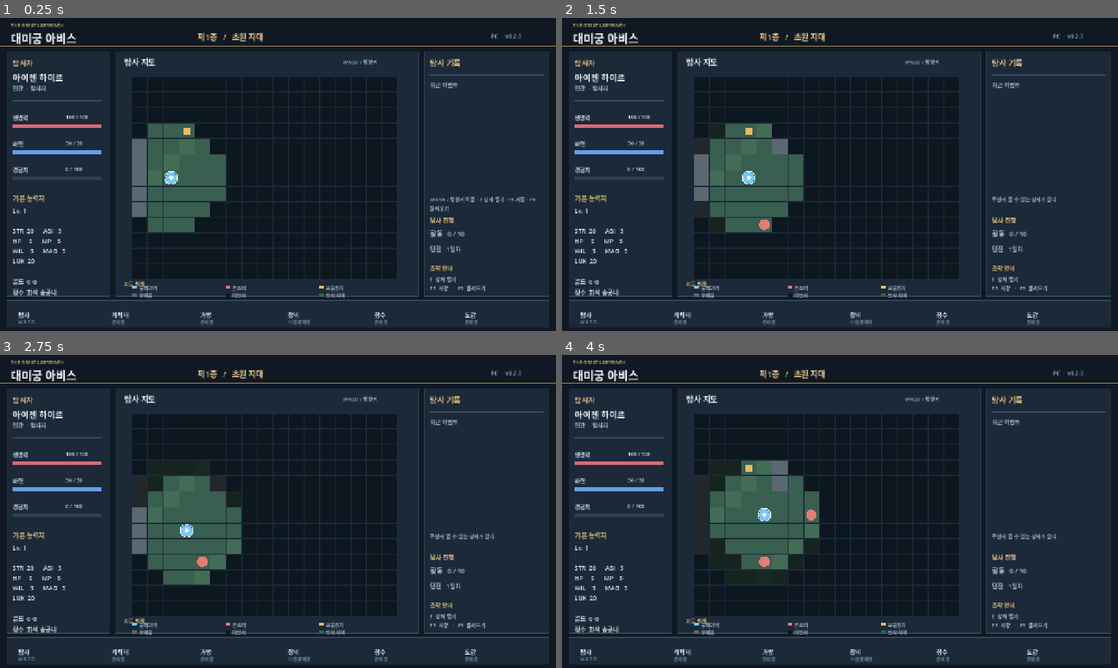
Above: before the commit, frames 1-4 (two rows, left to right).
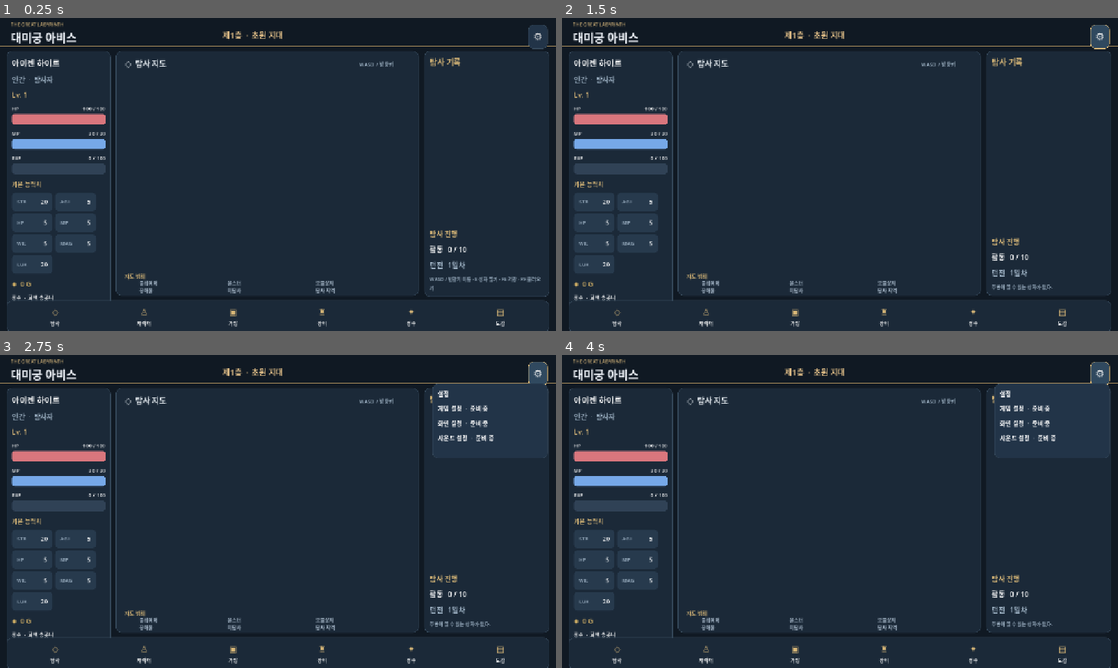
Above: after the commit, the same moments.

Repository: anjunhui007-dev/Abyss_v0_1
Game: Godot game, scene res://scenes/main.tscn
The game is run twice, just before and just after one commit, with the same random seed, the same clock (stepped at 60 frames per second) and the same inputs.
Inputs (mouse positions are in pixels of both pictures, inside the frame that each line leads up to):
- Up to frame 1 (0.25 s): no input
- Up to frame 2 (1.5 s): click (1101, 36) at 0.5 s, where only the run after the commit has a clickable "⚙"; tap Enter at 1.25 s; hold D from 1.28 s (still down); tap E at 1.35 s
- Up to frame 3 (2.75 s): tap Space at 2 s; release D at 2.03 s; hold S from 2.03 s (still down); tap E at 2.1 s
- Up to frame 4 (4 s): tap Enter at 2.75 s; release S at 2.78 s; hold D 2.78-3.53 s; tap E at 2.85, 3.6 s; tap Space at 3.5 s; hold W from 3.53 s (still down)

The runs differ from the first frame. In frame 1, 13% of the frame differs, in the area x 1-99%, y 1-100%; in frame 2, 13%; in frame 3, 14%; in frame 4, 15%.

Commit message:
Rebuild Abyss HUD with rounded Godot panels, stat cards and settings menu

Diff:
--- a/scripts/main.gd
+++ b/scripts/main.gd
@@ -42,6 +42,8 @@
 var day_value: Label
 var reward_label: RichTextLabel
 var history: Array[Dictionary] = []
+var settings_popup: PanelContainer
+var stat_values: Dictionary = {}
 
 func _ready() -> void:
 	_build_ui()
@@ -58,9 +60,72 @@
 	add_child(label)
 	return label
 
-func _make_card_button(title_text: String, x: float, shortcut: String) -> void:
-	_make_label(title_text, Vector2(x, 672), 14, Color("d6e3ec"))
-	_make_label(shortcut, Vector2(x, 692), 10, Color("8096a8"))
+func _style(bg: String, border: String = "35485a", radius: int = 12) -> StyleBoxFlat:
+	var style := StyleBoxFlat.new()
+	style.bg_color = Color(bg)
+	style.border_color = Color(border)
+	style.set_border_width_all(1)
+	style.set_corner_radius_all(radius)
+	style.set_content_margin_all(12)
+	return style
+
+func _panel(pos: Vector2, dimensions: Vector2, bg: String = "1b2938") -> PanelContainer:
+	var panel := PanelContainer.new()
+	panel.position = pos
+	panel.custom_minimum_size = dimensions
+	panel.add_theme_stylebox_override("panel", _style(bg))
+	add_child(panel)
+	return panel
+
+func _section(parent: Node, heading: String) -> VBoxContainer:
+	var column := VBoxContainer.new()
+	column.add_theme_constant_override("separation", 9)
+	parent.add_child(column)
+	var heading_label := Label.new()
+	heading_label.text = heading
+	heading_label.add_theme_color_override("font_color", Color("d9b878"))
+	heading_label.add_theme_font_size_override("font_size", 14)
+	column.add_child(heading_label)
+	return column
+
+func _stat_card(parent: Node, name: String, amount: String) -> void:
+	var card := PanelContainer.new()
+	card.custom_minimum_size = Vector2(94, 38)
+	card.add_theme_stylebox_override("panel", _style("273a4d", "273a4d", 7))
+	parent.add_child(card)
+	var row_box := HBoxContainer.new()
+	card.add_child(row_box)
+	var label := Label.new()
+	label.text = name
+	label.size_flags_horizontal = Control.SIZE_EXPAND_FILL
+	label.add_theme_color_override("font_color", Color("9fb3c5"))
+	label.add_theme_font_size_override("font_size", 12)
+	row_box.add_child(label)
+	var value := Label.new()
+	value.text = amount
+	value.add_theme_font_size_override("font_size", 13)
+	row_box.add_child(value)
+	stat_values[name] = value
+
+func _make_menu_item(parent: Node, icon_text: String, title_text: String) -> void:
+	var row_box := VBoxContainer.new()
+	row_box.size_flags_horizontal = Control.SIZE_EXPAND_FILL
+	row_box.alignment = BoxContainer.ALIGNMENT_CENTER
+	parent.add_child(row_box)
+	var symbol := Label.new()
+	symbol.text = icon_text
+	symbol.horizontal_alignment = HORIZONTAL_ALIGNMENT_CENTER
+	symbol.add_theme_color_override("font_color", Color("d9b878"))
+	symbol.add_theme_font_size_override("font_size", 19)
+	row_box.add_child(symbol)
+	var title_label := Label.new()
+	title_label.text = title_text
+	title_label.horizontal_alignment = HORIZONTAL_ALIGNMENT_CENTER
+	title_label.add_theme_font_size_override("font_size", 12)
+	row_box.add_child(title_label)
+
+func _toggle_settings() -> void:
+	settings_popup.visible = not settings_popup.visible
 
 func _build_ui() -> void:
 	var bg := ColorRect.new()
@@ -68,63 +133,137 @@
 	bg.set_anchors_and_offsets_preset(Control.PRESET_FULL_RECT)
 	bg.show_behind_parent = true
 	add_child(bg)
-	_make_label("THE GREAT LABYRINTH", Vector2(25, 9), 11, Color("d7b77b"))
-	_make_label("대미궁 아비스", Vector2(25, 26), 26, Color("f0f4fa"))
-	_make_label("제1층   /   초원 지대", Vector2(455, 30), 18, Color("e5c28a"))
-	_make_label("PC  ·  v0.2.3", Vector2(1130, 33), 13, Color("91a9bd"))
-	_make_label("탐사자", Vector2(29, 90), 17, Color("d9ba7e"))
-	_make_label("아이젠 하이르", Vector2(29, 121), 20, Color("f1f5f9"))
-	_make_label("인간  ·  탐사자", Vector2(29, 151), 13, Color("9fb3c4"))
-	_make_label("생명력", Vector2(29, 219), 13, Color("c4d2dd"))
-	_make_label("마력", Vector2(29, 279), 13, Color("c4d2dd"))
-	_make_label("경험치", Vector2(29, 339), 13, Color("c4d2dd"))
-	hp_value = _make_label("", Vector2(151, 219), 12)
-	mp_value = _make_label("", Vector2(151, 279), 12)
-	xp_value = _make_label("", Vector2(151, 339), 12)
-	_make_label("기본 능력치", Vector2(29, 403), 15, Color("d9ba7e"))
-	status_label = _make_label("", Vector2(29, 434), 14)
-	_make_label("탐사 지도", Vector2(286, 88), 18, Color("e4edf3"))
-	_make_label("WASD / 방향키", Vector2(790, 92), 12, Color("9fb6c6"))
-	_make_label("탐사 기록", Vector2(989, 90), 18, Color("d9ba7e"))
-	_make_label("최근 이벤트", Vector2(990, 143), 13, Color("9fb6c6"))
+	_make_label("THE GREAT LABYRINTH", Vector2(25, 7), 11, Color("d7b77b"))
+	_make_label("대미궁 아비스", Vector2(25, 24), 26, Color("f0f4fa"))
+	_make_label("제1층  ·  초원 지대", Vector2(512, 26), 18, Color("e5c28a"))
+	var settings_button := Button.new()
+	settings_button.text = "⚙"
+	settings_button.position = Vector2(1216, 15)
+	settings_button.custom_minimum_size = Vector2(43, 41)
+	settings_button.add_theme_font_size_override("font_size", 23)
+	settings_button.add_theme_stylebox_override("normal", _style("223448"))
+	settings_button.add_theme_stylebox_override("hover", _style("30495f", "d9b878"))
+	settings_button.pressed.connect(_toggle_settings)
+	add_child(settings_button)
+	var left := _panel(Vector2(15, 76), Vector2(240, 563))
+	var left_col := VBoxContainer.new()
+	left_col.add_theme_constant_override("separation", 12)
+	left.add_child(left_col)
+	var name_label := Label.new()
+	name_label.text = "아이젠 하이르"
+	name_label.add_theme_font_size_override("font_size", 19)
+	left_col.add_child(name_label)
+	var subtitle := Label.new()
+	subtitle.text = "인간  ·  탐사자"
+	subtitle.add_theme_color_override("font_color", Color("9fb3c5"))
+	left_col.add_child(subtitle)
+	status_label = Label.new()
+	status_label.add_theme_color_override("font_color", Color("d9b878"))
+	left_col.add_child(status_label)
+	for item in [["HP", "d9767d"], ["MP", "76a8e8"], ["EXP", "d9b56d"]]:
+		var group := VBoxContainer.new()
+		group.add_theme_constant_override("separation", 4)
+		left_col.add_child(group)
+		var line := HBoxContainer.new()
+		group.add_child(line)
+		var title_label := Label.new()
+		title_label.text = item[0]
+		title_label.size_flags_horizontal = Control.SIZE_EXPAND_FILL
+		title_label.add_theme_font_size_override("font_size", 12)
+		line.add_child(title_label)
+		var amount := Label.new()
+		amount.add_theme_font_size_override("font_size", 12)
+		line.add_child(amount)
+		var progress := ProgressBar.new()
+		progress.custom_minimum_size = Vector2(200, 9)
+		progress.show_percentage = false
+		progress.max_value = 100
+		progress.add_theme_stylebox_override("background", _style("304256", "304256", 5))
+		progress.add_theme_stylebox_override("fill", _style(item[1], item[1], 5))
+		group.add_child(progress)
+		match item[0]:
+			"HP": hp_value = amount
+			"MP": mp_value = amount
+			"EXP": xp_value = amount
+		progress.set_meta("stat_type", item[0])
+		stat_values["bar_" + item[0]] = progress
+	var stat_column := _section(left_col, "기본 능력치")
+	var stat_grid := GridContainer.new()
+	stat_grid.columns = 2
+	stat_grid.add_theme_constant_override("h_separation", 6)
+	stat_grid.add_theme_constant_override("v_separation", 6)
+	stat_column.add_child(stat_grid)
+	for stat in [["STR", "20"], ["AGI", "5"], ["HP", "5"], ["MP", "5"], ["WIL", "5"], ["MAG", "5"], ["LUK", "20"]]:
+		_stat_card(stat_grid, stat[0], stat[1])
+	var gold_label := Label.new()
+	gold_label.add_theme_color_override("font_color", Color("f1c76d"))
+	gold_label.add_theme_font_size_override("font_size", 15)
+	left_col.add_child(gold_label)
+	stat_values["gold"] = gold_label
+	var essence_label := Label.new()
+	essence_label.text = "정수  ·  회색 송곳니"
+	essence_label.add_theme_font_size_override("font_size", 12)
+	left_col.add_child(essence_label)
+	var middle := _panel(Vector2(267, 76), Vector2(697, 563))
+	_make_label("◇  탐사 지도", Vector2(288, 91), 18, Color("eaf0f5"))
+	_make_label("WASD / 방향키", Vector2(827, 97), 12, Color("9fb3c5"))
+	_make_label("지도 범례", Vector2(287, 585), 12, Color("d9b878"))
+	var legend_data := [["플레이어", 307, 603], ["몬스터", 510, 603], ["보물상자", 713, 603], ["장애물", 307, 620], ["미탐사", 510, 620], ["탐사 지역", 713, 620]]
+	for item in legend_data:
+		_make_label(str(item[0]), Vector2(float(item[1]) + 14, float(item[2]) - 2), 11, Color("a5b6c7"))
+	var right := _panel(Vector2(977, 76), Vector2(288, 563))
+	var right_col := VBoxContainer.new()
+	right_col.add_theme_constant_override("separation", 12)
+	right.add_child(right_col)
+	var heading := Label.new()
+	heading.text = "탐사 기록"
+	heading.add_theme_color_override("font_color", Color("d9b878"))
+	heading.add_theme_font_size_override("font_size", 18)
+	right_col.add_child(heading)
 	reward_label = RichTextLabel.new()
-	reward_label.position = Vector2(990, 173)
-	reward_label.size = Vector2(250, 240)
+	reward_label.custom_minimum_size = Vector2(255, 345)
+	reward_label.size_flags_vertical = Control.SIZE_EXPAND_FILL
 	reward_label.bbcode_enabled = true
 	reward_label.scroll_active = true
 	reward_label.scroll_following = false
-	reward_label.mouse_filter = Control.MOUSE_FILTER_STOP
 	reward_label.add_theme_font_size_override("normal_font_size", 14)
-	add_child(reward_label)
-	log_label = _make_label("", Vector2(990, 408), 12, Color("a5b6c7"))
-	log_label.size = Vector2(250, 28)
+	right_col.add_child(reward_label)
+	var progress_title := Label.new()
+	progress_title.text = "탐사 진행"
+	progress_title.add_theme_color_override("font_color", Color("d9b878"))
+	right_col.add_child(progress_title)
+	activity_value = Label.new()
+	right_col.add_child(activity_value)
+	day_value = Label.new()
+	day_value.add_theme_color_override("font_color", Color("9fb3c5"))
+	right_col.add_child(day_value)
+	log_label = Label.new()
 	log_label.autowrap_mode = TextServer.AUTOWRAP_WORD_SMART
-	_make_label("지도 범례", Vector2(286, 603), 12, Color("d9ba7e"))
-	for legend in [["플레이어", 320, 612], ["몬스터", 535, 612], ["보물상자", 750, 612], ["장애물", 320, 629], ["미탐사", 535, 629], ["탐사 지역", 750, 629]]:
-		_make_label(str(legend[0]), Vector2(float(legend[1]), float(legend[2])), 11, Color("a5b6c7"))
-	_make_label("탐사 진행", Vector2(990, 454), 14, Color("d9ba7e"))
-	activity_value = _make_label("", Vector2(990, 484), 15)
-	day_value = _make_label("", Vector2(990, 520), 14, Color("aebfcf"))
-	_make_label("조작 안내", Vector2(990, 565), 13, Color("d9ba7e"))
-	_make_label("E  상자 열기", Vector2(990, 592), 12, Color("aebfcf"))
-	_make_label("F5  저장   ·   F9  불러오기", Vector2(990, 612), 12, Color("aebfcf"))
-	_make_card_button("탐사", 42, "W A S D")
-	_make_card_button("캐릭터", 257, "준비 중")
-	_make_card_button("가방", 461, "준비 중")
-	_make_card_button("장비", 663, "11슬롯 예정")
-	_make_card_button("정수", 862, "준비 중")
-	_make_card_button("도감", 1070, "준비 중")
+	log_label.add_theme_font_size_override("font_size", 11)
+	log_label.add_theme_color_override("font_color", Color("9fb3c5"))
+	right_col.add_child(log_label)
+	var bottom := _panel(Vector2(15, 650), Vector2(1250, 62))
+	var bottom_row := HBoxContainer.new()
+	bottom_row.size_flags_horizontal = Control.SIZE_EXPAND_FILL
+	bottom_row.add_theme_constant_override("separation", 4)
+	bottom.add_child(bottom_row)
+	for item in [["◇", "탐사"], ["♙", "캐릭터"], ["▣", "가방"], ["♜", "장비"], ["✦", "정수"], ["▤", "도감"]]:
+		_make_menu_item(bottom_row, item[0], item[1])
+	settings_popup = _panel(Vector2(996, 66), Vector2(265, 172), "223448")
+	var settings_content := VBoxContainer.new()
+	settings_content.add_theme_constant_override("separation", 12)
+	settings_popup.add_child(settings_content)
+	for item in ["설정", "게임 설정  ·  준비 중", "화면 설정  ·  준비 중", "사운드 설정  ·  준비 중"]:
+		var label := Label.new()
+		label.text = item
+		label.add_theme_font_size_override("font_size", 14)
+		settings_content.add_child(label)
+	settings_popup.visible = false
 	battle_panel = PanelContainer.new()
 	battle_panel.position = Vector2(294, 176)
 	battle_panel.custom_minimum_size = Vector2(652, 365)
 	battle_panel.visible = false
-	var style := StyleBoxFlat.new()
-	style.bg_color = Color("1d2c3c")
-	style.border_color = Color("b59660")
-	style.set_border_width_all(2)
-	style.set_corner_radius_all(12)
-	style.set_content_margin_all(16)
-	battle_panel.add_theme_stylebox_override("panel", style)
+	battle_panel.add_theme_stylebox_override("panel", _style("1d2c3c", "b59660"))
 	add_child(battle_panel)
 	var content := VBoxContainer.new()
 	content.add_theme_constant_override("separation", 13)
@@ -328,7 +467,11 @@
 	hp_value.text = "%d / %d" % [hp, max_hp]
 	mp_value.text = "%d / 30" % mp
 	xp_value.text = "%d / %d" % [exp_points, level * 100]
-	status_label.text = "Lv. %d\n\nSTR  20      AGI   5\nHP     5      MP    5\nWIL    5      MAG   5\nLUK  20\n\n골드  %d G\n정수  회색 송곳니" % [level, gold]
+	status_label.text = "Lv. %d" % level
+	stat_values["gold"].text = "◈  %d G" % gold
+	stat_values["bar_HP"].value = 100.0 * float(hp) / float(maxi(1, max_hp))
+	stat_values["bar_MP"].value = 100.0 * float(mp) / 30.0
+	stat_values["bar_EXP"].value = 100.0 * float(exp_points) / float(maxi(1, level * 100))
 	log_label.text = message
 	var entries: Array[String] = []
 	for event_data in history:
@@ -353,35 +496,14 @@
 		buttons[3].disabled = ap < 0.5
 	queue_redraw()
 
-func _card(rect: Rect2, color: Color) -> void:
-	draw_rect(rect, color)
-	draw_rect(rect, Color("35475a"), false, 1.0)
-
-func _bar(y: float, fraction: float, tint: Color) -> void:
-	var width_value: float = 205.0
-	draw_rect(Rect2(29, y, width_value, 9), Color("304052"))
-	draw_rect(Rect2(29, y, width_value * clampf(fraction, 0.0, 1.0), 9), tint)
-
 func _draw() -> void:
 	draw_rect(Rect2(0, 0, 1280, 720), Color("101923"))
 	draw_rect(Rect2(0, 65, 1280, 2), Color("b59660"))
-	_card(Rect2(15, 77, 239, 563), Color("1b2938"))
-	_card(Rect2(267, 77, 697, 563), Color("1b2938"))
-	_card(Rect2(977, 77, 288, 563), Color("1b2938"))
-	_card(Rect2(15, 650, 1250, 63), Color("1b2938"))
-	draw_rect(Rect2(29, 190, 205, 1), Color("3b4e60"))
-	draw_rect(Rect2(29, 390, 205, 1), Color("3b4e60"))
-	_bar(244, float(hp) / float(maxi(1, 100 + (level - 1) * 20)), Color("d96b76"))
-	_bar(304, float(mp) / 30.0, Color("649ee8"))
-	_bar(364, float(exp_points) / float(maxi(1, level * 100)), Color("d8b66f"))
-	draw_rect(Rect2(989, 131, 263, 1), Color("3b4e60"))
 	for i in range(6):
-		var sx: float = 305.0 + float(i % 3) * 215.0
-		var sy: float = 615.0 + float(i / 3) * 17.0
-		var tint: Color = [Color("79c7fa"), Color("e37d75"), Color("e5bb68"), Color("5b6872"), Color("0d1720"), Color("385f50")][i]
-		draw_rect(Rect2(sx, sy, 9, 9), tint)
-	draw_rect(Rect2(989, 438, 263, 1), Color("3b4e60"))
-	draw_rect(Rect2(989, 551, 263, 1), Color("3b4e60"))
+		var sx: float = 291.0 + float(i % 3) * 203.0
+		var sy: float = 606.0 + float(i / 3) * 17.0
+		var colors: Array[Color] = [Color("79c7fa"), Color("e37d75"), Color("e5bb68"), Color("5b6872"), Color("0d1720"), Color("385f50")]
+		draw_rect(Rect2(sx, sy, 9, 9), colors[i])
 	for y in range(H):
 		for x in range(W):
 			var p: Vector2i = Vector2i(x, y)
